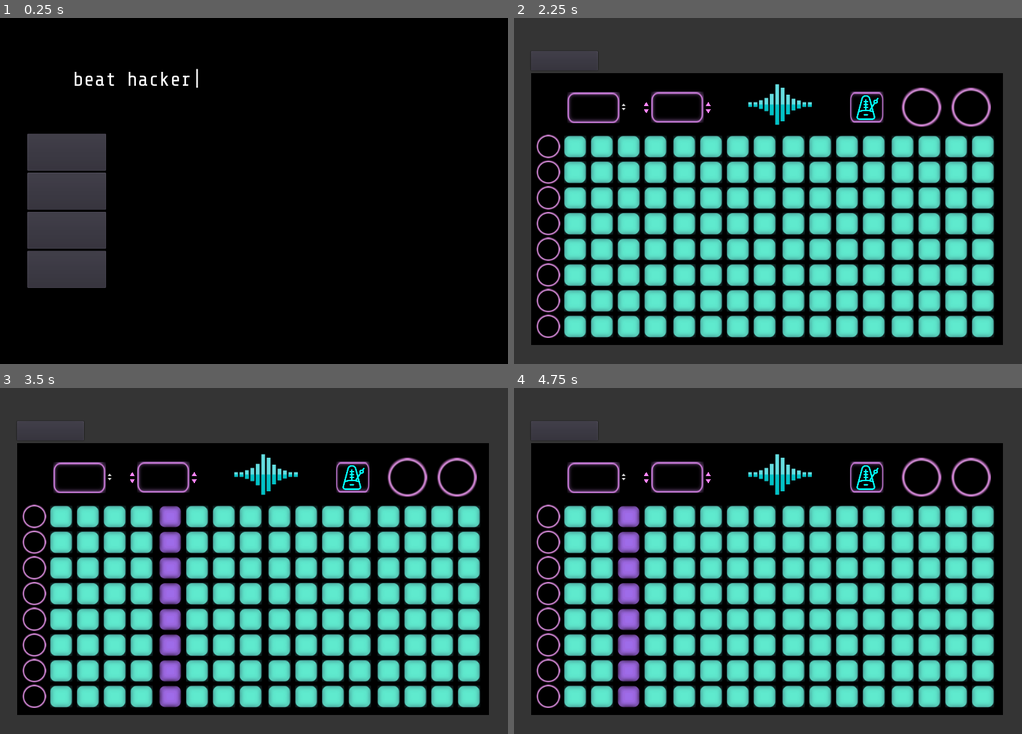
Above: before the commit, frames 1-4 (two rows, left to right).
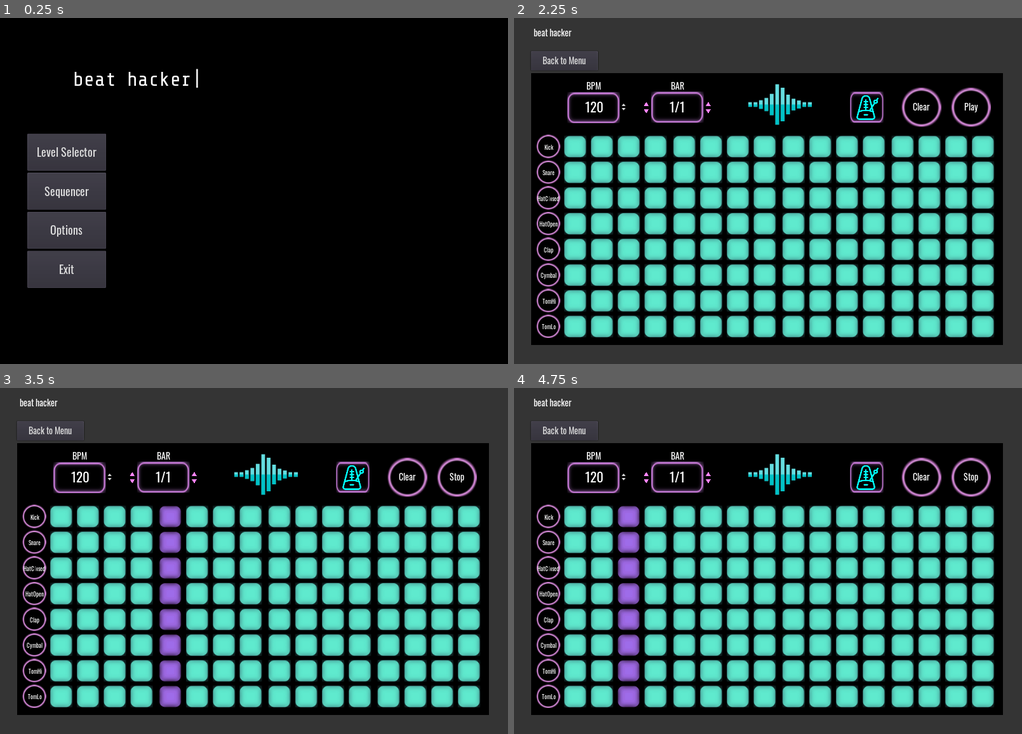
Above: after the commit, the same moments.

Repository: mdructor/beat_hacker
Game: Godot game, scene res://Assets/Scenes/MainMenu.tscn
The game is run twice, just before and just after one commit, with the same random seed, the same clock (stepped at 60 frames per second) and the same inputs.
Inputs:
- Up to frame 1 (0.25 s): no input
- Up to frame 2 (2.25 s): click "Level Selector" at 0.5 s; click "< Back" at 1.25 s; click "Sequencer" at 2 s
- Up to frame 3 (3.5 s): click "Play" at 2.75 s
- Up to frame 4 (4.75 s): click "Stop" at 3.5 s; click "Play" at 4.25 s

The runs differ from the first frame. In frame 1, 0.4% of the frame differs, in the area x 7-19%, y 37-74%; in frame 2, 0.7%; in frame 3, 0.7%, in the area x 3-92%, y 3-90%; in frame 4, 0.7%.

Commit message:
Fixed font issue
Redid fonts, hoping it fixes windows issues for now

Diff:
--- a/Assets/Fonts/oswald24.tres
+++ b/Assets/Fonts/oswald24.tres
@@ -1,8 +1,8 @@
 [gd_resource type="DynamicFont" load_steps=2 format=2]
 
-[ext_resource path="res://Assets/Fonts/Oswald-VariableFont:wght.ttf" type="DynamicFontData" id=1]
+[ext_resource path="res://Assets/Fonts/Oswald-VariableFont_wght.ttf" type="DynamicFontData" id=1]
 
 [resource]
 resource_name = "Oswald24"
-size = 12
+size = 24
 font_data = ExtResource( 1 )
--- a/Assets/Fonts/oswald_bpm.tres
+++ b/Assets/Fonts/oswald_bpm.tres
@@ -1,6 +1,6 @@
 [gd_resource type="DynamicFont" load_steps=2 format=2]
 
-[ext_resource path="res://Assets/Fonts/Oswald-VariableFont:wght.ttf" type="DynamicFontData" id=1]
+[ext_resource path="res://Assets/Fonts/Oswald-VariableFont_wght.ttf" type="DynamicFontData" id=1]
 
 [resource]
 size = 28
--- a/Assets/Fonts/oswald_top_ui.tres
+++ b/Assets/Fonts/oswald_top_ui.tres
@@ -1,6 +1,6 @@
 [gd_resource type="DynamicFont" load_steps=2 format=2]
 
-[ext_resource path="res://Assets/Fonts/Oswald-VariableFont:wght.ttf" type="DynamicFontData" id=1]
+[ext_resource path="res://Assets/Fonts/Oswald-VariableFont_wght.ttf" type="DynamicFontData" id=1]
 
 [resource]
 size = 18
--- a/Assets/Scenes/LevelSelect.tscn
+++ b/Assets/Scenes/LevelSelect.tscn
@@ -84,7 +84,7 @@
 margin_top = 402.96
 margin_right = 864.533
 margin_bottom = 453.96
-custom_fonts/font = ExtResource( 2 )
+custom_fonts/font = ExtResource( 4 )
 text = "Begin Hacking"
 [connection signal="pressed" from="BackButton" to="." method="_on_BackButton_pressed"]
 [connection signal="pressed" from="StartLevelBtn" to="." method="_on_StartLevelBtn_pressed"]
--- a/Assets/Scenes/MainMenu.tscn
+++ b/Assets/Scenes/MainMenu.tscn
@@ -2,7 +2,7 @@
 
 [ext_resource path="res://Assets/Scripts/MainMenu.gd" type="Script" id=1]
 [ext_resource path="res://Assets/Fonts/sharetechbig.tres" type="DynamicFont" id=2]
-[ext_resource path="res://Assets/Fonts/oswald_top_ui.tres" type="DynamicFont" id=3]
+[ext_resource path="res://Assets/Fonts/oswald24.tres" type="DynamicFont" id=3]
 
 [node name="MainMenu" type="Node2D"]
 script = ExtResource( 1 )
--- a/Assets/Scenes/SampleButton.tscn
+++ b/Assets/Scenes/SampleButton.tscn
@@ -1,8 +1,12 @@
-[gd_scene load_steps=4 format=2]
+[gd_scene load_steps=5 format=2]
 
 [ext_resource path="res://Assets/Images/pink_circle.png" type="Texture" id=1]
 [ext_resource path="res://Assets/Scripts/SampleButton.gd" type="Script" id=2]
-[ext_resource path="res://Assets/Fonts/oswald24.tres" type="DynamicFont" id=3]
+[ext_resource path="res://Assets/Fonts/Oswald-VariableFont_wght.ttf" type="DynamicFontData" id=3]
+
+[sub_resource type="DynamicFont" id=1]
+size = 12
+font_data = ExtResource( 3 )
 
 [node name="SampleButton" type="TextureButton"]
 margin_right = 50.0
@@ -17,7 +21,7 @@
 [node name="SampleName" type="Label" parent="."]
 margin_right = 50.0
 margin_bottom = 50.0
-custom_fonts/font = ExtResource( 3 )
+custom_fonts/font = SubResource( 1 )
 align = 1
 valign = 1
 __meta__ = {
--- a/Assets/Scenes/Sequencer.tscn
+++ b/Assets/Scenes/Sequencer.tscn
@@ -447,7 +447,6 @@
 WindowDialog/styles/panel = null
 
 [node name="Sequencer" type="ColorRect"]
-margin_left = -4.24265
 margin_right = 945.757
 margin_bottom = 550.0
 rect_min_size = Vector2( 950, 550 )
Binary file added: Assets/Fonts/Oswald-VariableFont_wght.ttf
